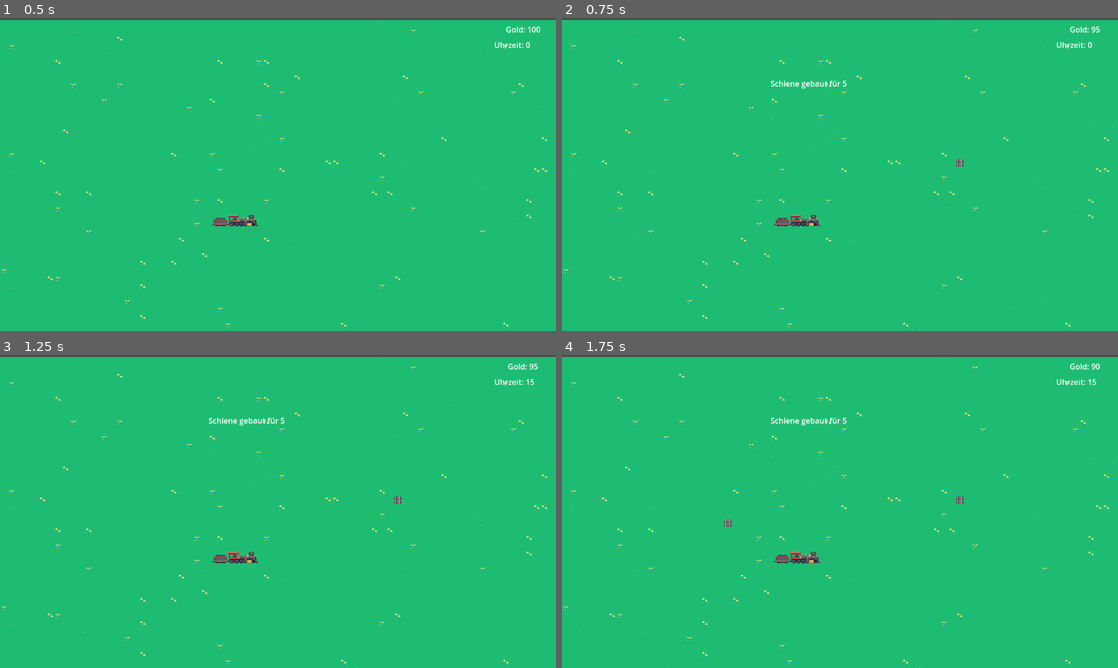
Above: before the commit, frames 1-4 (two rows, left to right).
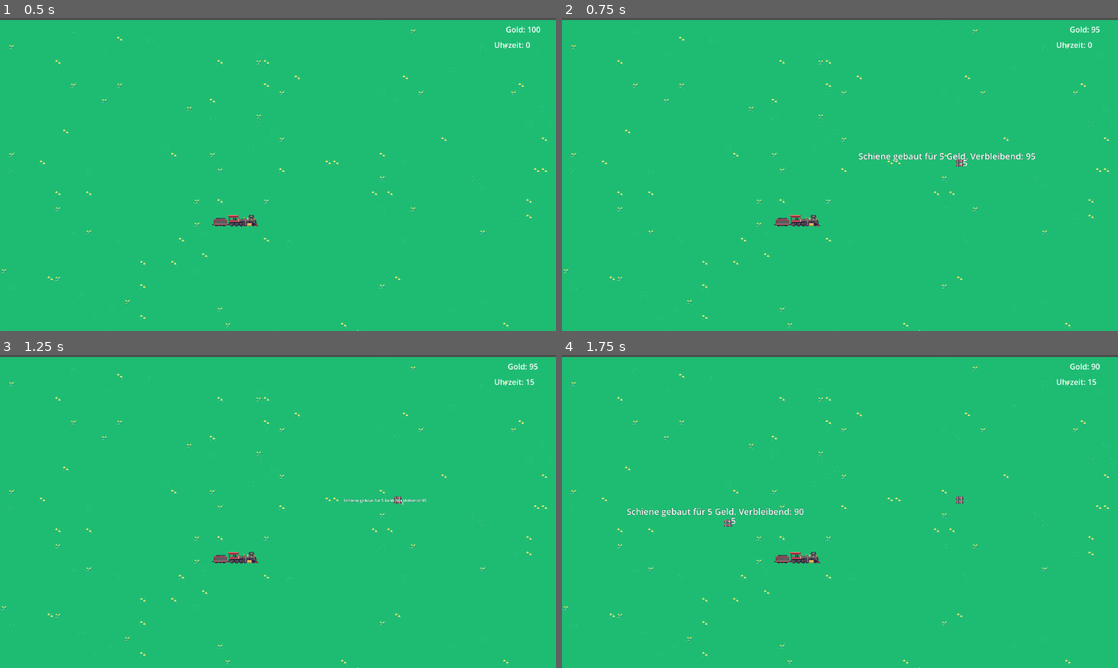
Above: after the commit, the same moments.

Repository: programmiertim/TrainTycoon
Game: Godot game, scene res://scenes/Main.tscn
Two runs of this game, one before a commit and one after it. Both use one fixed random seed, a clock stepped at 60 frames per second and the inputs below.
Inputs (mouse positions are in pixels of both pictures, inside the frame that each line leads up to):
- Up to frame 1 (0.5 s): no input
- Up to frame 2 (0.75 s): tap Enter at 0.5 s; move the mouse to (962, 158) at 0.52 s; click (962, 158) at 0.6 s
- Up to frame 3 (1.25 s): no input
- Up to frame 4 (1.75 s): move the mouse to (728, 527) at 1.27 s; click (728, 527) at 1.35 s

Frame 1 is identical in both runs. In frame 2, 0.6% of the frame differs, in the area x 37-86%, y 20-48%; in frame 3, 0.3%; in frame 4, 0.6%.
Error before the commit: Cannot call method 'connect' on a null value. (res://scripts/schiene.gd:14)

Commit message:
Kostentexte und Hinweise werden nun als aufpoppender Text über der Schiene angezeigt.

Diff:
--- a/project.godot
+++ b/project.godot
@@ -14,6 +14,10 @@
 run/main_scene="res://scenes/Main.tscn"
 config/features=PackedStringArray("4.2", "Mobile")
 config/icon="res://icon.svg"
+
+[autoload]
+
+FadingNumbers="*res://scripts/fadingNumbers.gd"
 
 [display]
 
--- a/scenes/Main.tscn
+++ b/scenes/Main.tscn
@@ -417,22 +417,6 @@
 vertical_alignment = 1
 autowrap_mode = 2
 
-[node name="Hinweis" type="Label" parent="GameManager"]
-z_index = 1
-offset_left = 448.0
-offset_top = 120.0
-offset_right = 760.0
-offset_bottom = 143.0
-autowrap_mode = 2
-
-[node name="Fehler" type="Label" parent="GameManager"]
-z_index = 1
-offset_left = 440.0
-offset_top = 288.0
-offset_right = 680.0
-offset_bottom = 311.0
-autowrap_mode = 2
-
 [node name="Timer" type="Timer" parent="GameManager"]
 autostart = true
 
--- a/scripts/create.gd
+++ b/scripts/create.gd
@@ -57,8 +57,8 @@
 	if game_manager.geldbeutel >= baukosten:
 		# Baukosten abziehen
 		game_manager.geldbeutel -= baukosten
-		game_manager.hinweis.text = str("Schiene gebaut für ", baukosten)
-		print("Schiene gebaut für ", baukosten, " Geld. Verbleibend: ", game_manager.geldbeutel)
+		FadingNumbers.display_number(baukosten, position, false, false)
+		FadingNumbers.display_text(str("Schiene gebaut für ", baukosten, " Geld. Verbleibend: ", game_manager.geldbeutel), position, false)
 
 		# Setzen der Position der Instanz
 		schiene_instance.position = position
@@ -68,6 +68,6 @@
 		add_child(schiene_instance)
 		return true
 	else:
-		game_manager.fehler.text = str("Nicht genügend Geld für Schiene. Benötigt: ", baukosten, ", Verfügbar: ", game_manager.geldbeutel)
-		print("Nicht genügend Geld für Schiene. Benötigt: ", baukosten, ", Verfügbar: ", game_manager.geldbeutel)
+		FadingNumbers.display_text(str("Nicht genügend Geld für Schiene. Benötigt: ", baukosten, ", Verfügbar: ", game_manager.geldbeutel),position, true)
+		FadingNumbers.display_number(baukosten, position, true, false)
 		return false
--- /dev/null
+++ b/scripts/fadingNumbers.gd
@@ -0,0 +1,91 @@
+extends Node
+
+
+# Called when the node enters the scene tree for the first time.
+func _ready():
+	pass # Replace with function body.
+
+
+# Called every frame. 'delta' is the elapsed time since the previous frame.
+func _process(delta):
+	pass
+
+func display_number(value: int, position: Vector2, not_enough: bool = false, is_positiv: bool = true):
+	var number = Label.new()
+	number.global_position = position
+	if is_positiv:
+		number.text = str(value)
+	else:
+		number.text = "-"+str(value)
+	number.z_index = 5
+	number.label_settings = LabelSettings.new()
+
+	var color = "#FFF"
+	if not_enough:
+		color = "#B22"
+	if value == 0:
+		color = "#FFF8"
+
+	number.label_settings.font_color = color
+	number.label_settings.font_size = 18
+	number.label_settings.outline_color = "#000"
+	number.label_settings.outline_size = 1
+
+	call_deferred("add_child", number)
+
+	await  number.resized
+	number.pivot_offset = Vector2(number.size / 2)
+
+	var tween = get_tree().create_tween()
+	tween.set_parallel(true)
+	tween.tween_property(
+		number, "position:y", number.position.y - 24, 0.25
+		).set_ease(Tween.EASE_OUT)
+	tween.tween_property(
+		number, "position:y", number.position.y, 0.5
+		).set_ease(Tween.EASE_IN).set_delay(0.25)
+	tween.tween_property(
+		number, "scale", Vector2.ZERO, 0.25
+		).set_ease(Tween.EASE_IN).set_delay(0.5)
+
+	await tween.finished
+	number.queue_free()
+
+func display_text(value: String, position: Vector2, is_warning: bool = false):
+	var number = Label.new()
+	number.text = value
+	number.global_position = position - Vector2(len(value)*5, 0)
+	number.z_index = 5
+	number.label_settings = LabelSettings.new()
+
+	var color = "#FFF"
+	if is_warning:
+		color = "#B22"
+
+	number.label_settings.font_color = color
+	number.label_settings.font_size = 18
+	if !is_warning:
+		number.label_settings.outline_color = "#000"
+	else:
+		number.label_settings.outline_color = "#FFF"
+	number.label_settings.outline_size = 1
+
+	call_deferred("add_child", number)
+
+	await  number.resized
+	number.pivot_offset = Vector2(number.size / 2)
+
+	var tween = get_tree().create_tween()
+	tween.set_parallel(true)
+	tween.tween_property(
+		number, "position:y", number.position.y - 50, 0.25
+		).set_ease(Tween.EASE_OUT)
+	tween.tween_property(
+		number, "position:y", number.position.y, 0.5
+		).set_ease(Tween.EASE_IN).set_delay(0.25)
+	tween.tween_property(
+		number, "scale", Vector2.ZERO, 0.25
+		).set_ease(Tween.EASE_IN).set_delay(0.5)
+
+	await tween.finished
+	number.queue_free()
--- a/scripts/schiene.gd
+++ b/scripts/schiene.gd
@@ -11,7 +11,7 @@
 	set_life(10)
 
 	# Verbindung zum Signal "zeit_vergeht" herstellen
-	%GameManager.connect("zeit_vergeht", Callable(self, "_on_timer_timeout"))
+	#%GameManager.connect("zeit_vergeht", Callable(self, "_on_timer_timeout"))
 
 # Funktion, die aufgerufen wird, wenn das Timer-Timeout-Signal empfangen wird
 func _on_timer_timeout():
